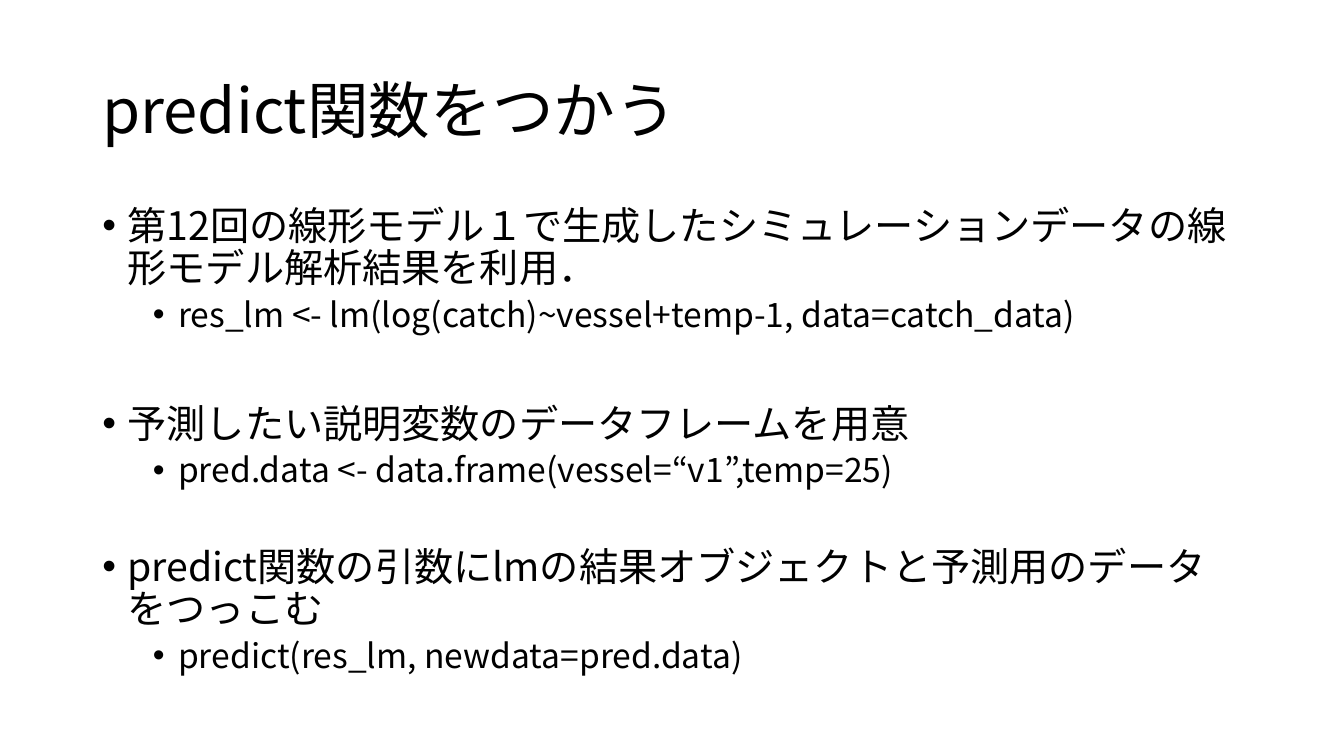
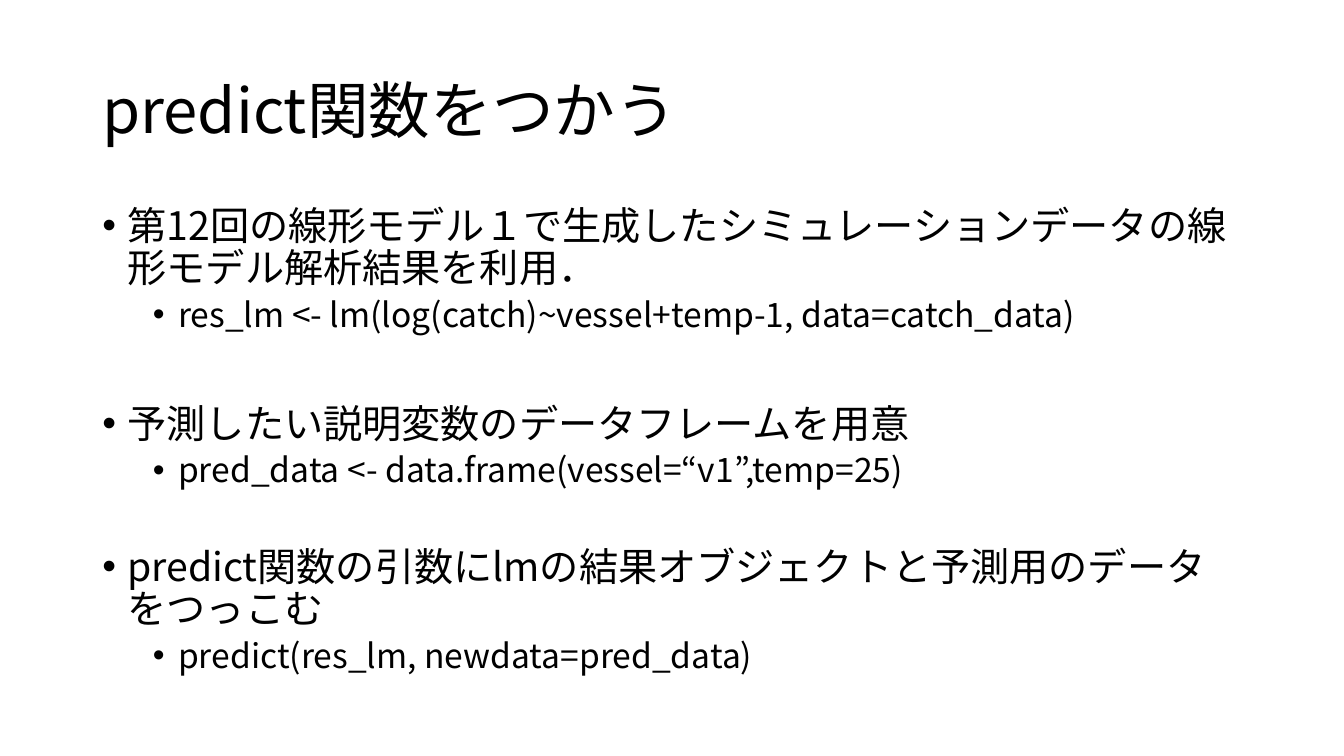
Before and after one commit to KoHMB/Shigen_kensyu_FRA, a slide deck: slide 4 of R/スライド/第23回.pptx. Drawn at 1344x756 pixels with LibreOffice and Linux fonts; fonts in the diff are those of the drawing. Boxes give left, top, right and bottom in pixels: in the first picture for what was removed or moved away, otherwise in the second. Text is boxed around its words. In the diff, an @@ line names an element or a change of style, - is before the commit and + after.

```diff
--- a/R/スライド/第23回.pptx
+++ b/R/スライド/第23回.pptx
@@ text at [178, 454, 903, 490]: text changed @@
-  • pred.data <- data.frame(vessel=“v1”,temp=25)
+  • pred_data <- data.frame(vessel=“v1”,temp=25)
@@ text at [178, 640, 752, 676]: text changed @@
-  • predict(res_lm, newdata=pred.data)
+  • predict(res_lm, newdata=pred_data)
```
Also in this commit, not shown: 3 other slides changed, 1 slide added, 9 other files.
